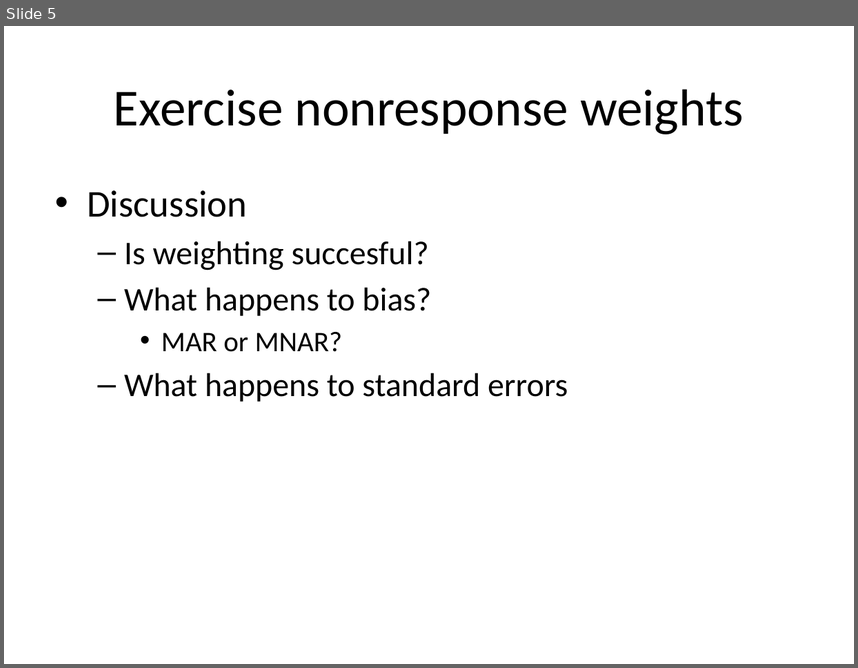
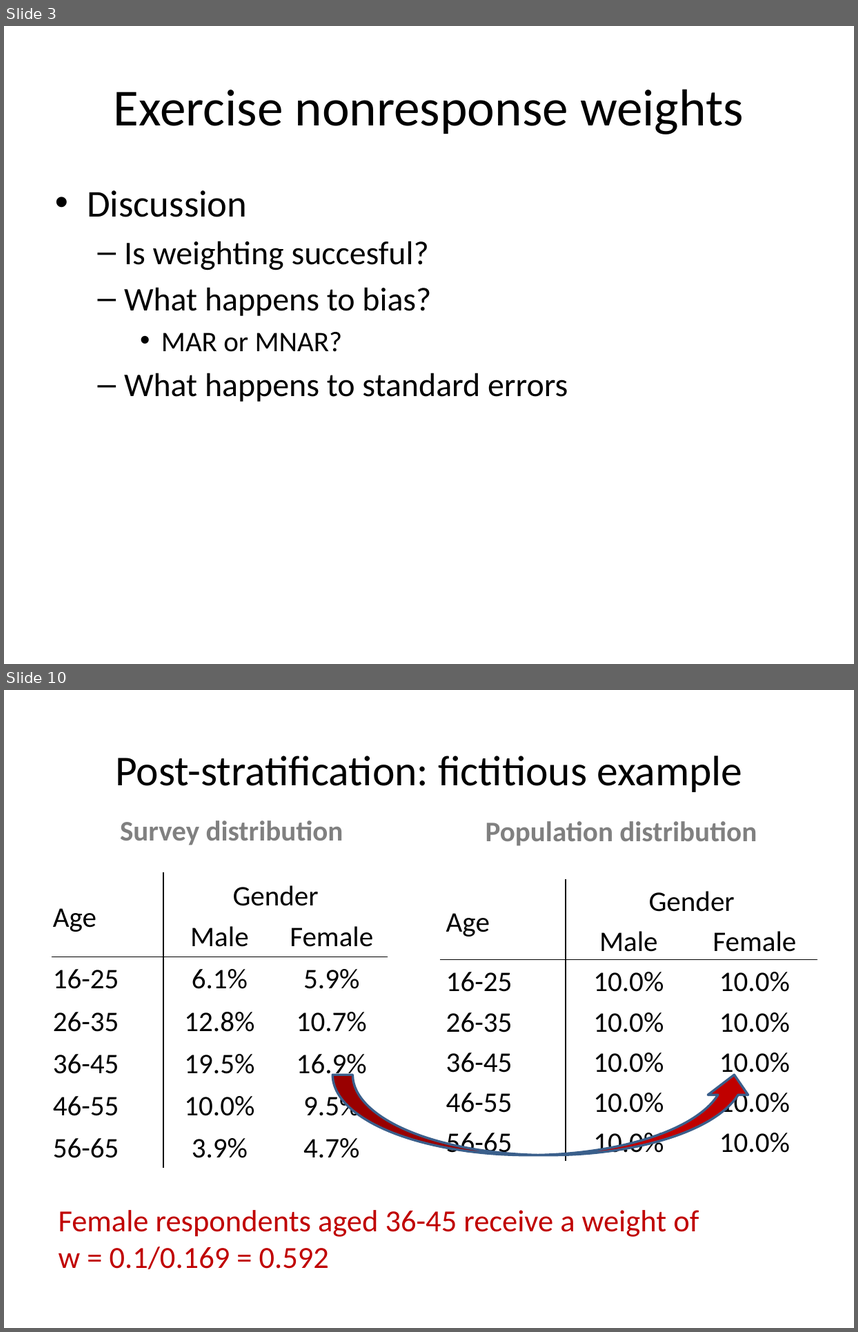
Before and after one commit to peterlugtig/peterlugtig.github.io, a slide deck: static/files/SDA/week10/lecture_week_10.pptx. Shown one above the other, each under a label of ours: slide 5 before the commit, slides 3 and 10 after it; the slides between them are not shown. The pictures are 858x668 and 858x1332 pixels, drawn with LibreOffice and Linux fonts; fonts in the diff are those of the drawing. Boxes give left, top, right and bottom in pixels: in the first picture for what was removed or moved away, otherwise in the second. Text is boxed around its words. In the diff, an @@ line names an element or a change of style, - is before the commit and + after.

```diff
--- a/static/files/SDA/week10/lecture_week_10.pptx
+++ b/static/files/SDA/week10/lecture_week_10.pptx
@@ slide 10 added at [4, 690, 854, 1328], background #FFFFFF @@
@@ title added at [115, 756, 742, 792], 36 pt, text #000000 @@
+Post-stratification: fictitious example
@@ text added at [120, 820, 343, 845], 24 pt, text #808080, bold @@
+Survey distribution
@@ text added at [486, 821, 757, 846], 24 pt, text #808080, bold @@
+Population distribution
@@ table added at [52, 873, 388, 1167], 7 rows, 3 columns @@
+Age | Gender | 
+ | Male | Female
+16-25 | 6.1% | 5.9%
+26-35 | 12.8% | 10.7%
+36-45 | 19.5% | 16.9%
+46-55 | 10.0% | 9.5%
+56-65 | 3.9% | 4.7%
@@ table added at [440, 879, 818, 1160], 7 rows, 3 columns @@
+Age | Gender | 
+ | Male | Female
+16-25 | 10.0% | 10.0%
+26-35 | 10.0% | 10.0%
+36-45 | 10.0% | 10.0%
+46-55 | 10.0% | 10.0%
+56-65 | 10.0% | 10.0%
@@ curved up arrow added at [333, 1074, 755, 1154], fill #C00000, outline #3A5F8C 2 pt @@
@@ text added at [59, 1210, 699, 1269], 26 pt, text #C00000 @@
+Female respondents aged 36-45 receive a weight of
+w = 0.1/0.169 = 0.592
@@ what was slide 5 is now slide 3 @@
```
Also in this commit, not shown: 4 slides changed, 22 other slides added, 2 slides removed, 23 other files.
